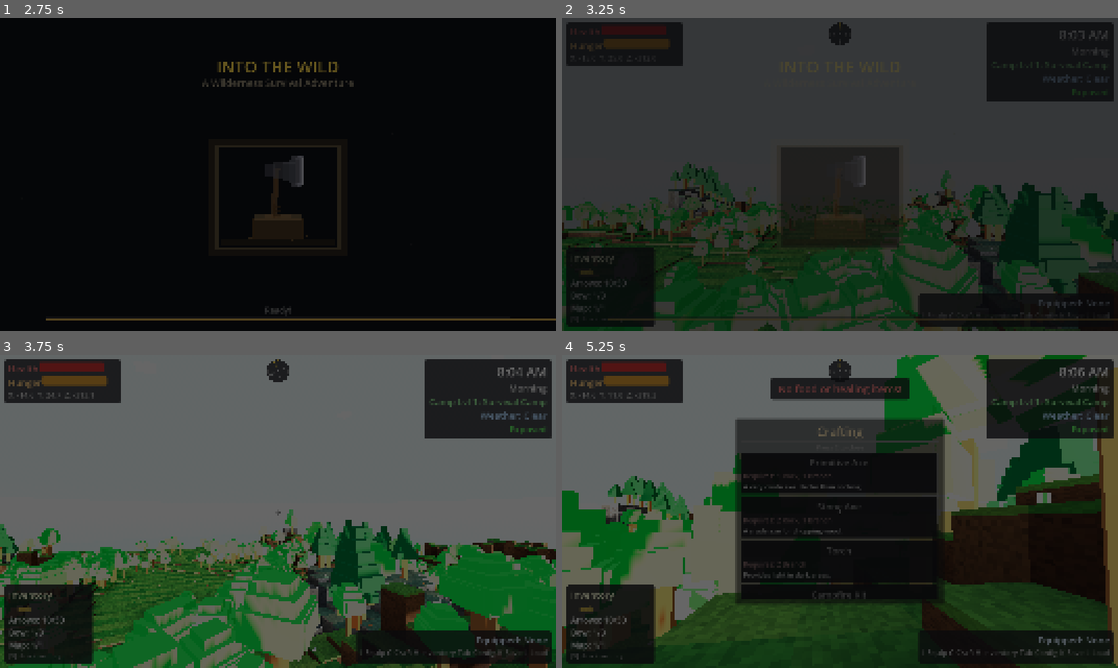
Above: before the commit, frames 1-4 (two rows, left to right).
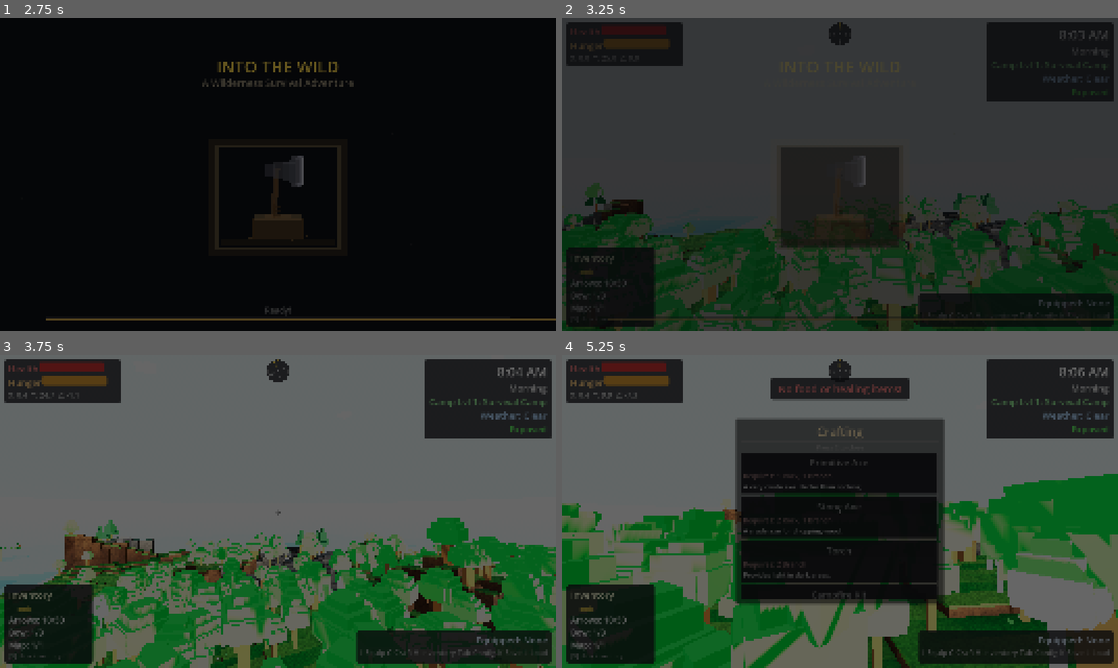
Above: after the commit, the same moments.

Repository: adchamberlain/into-the-wild
Game: Godot game, scene res://scenes/main.tscn
Same seed, same stepped clock (60 frames per second), same inputs: the game is played once before the commit and once after it.
Inputs (mouse positions are in pixels of both pictures, inside the frame that each line leads up to):
- Up to frame 1 (2.75 s): tap Enter at 0.5, 2 s; move the mouse to (305, 174) at 0.52 s; hold F (eat) 0.53-1.28 s; hold W (move_forward) from 0.53 s (still down); click (305, 174) at 0.67 s; tap Space (jump) at 0.77, 1.07, 1.25, 1.52, 1.82 s; move the mouse to (250, 174) at 1.27 s; tap C (crouch) at 1.35 s; tap F (eat) at 1.55, 2.3 s; move the mouse to (289, 168) at 2.02 s; hold T (cycle_ammo) from 2.03 s (still down)
- Up to frame 2 (3.25 s): keep holding W (move_forward); move the mouse to (834, 180) at 2.77 s; release T (cycle_ammo) at 2.78 s; tap F (eat) at 2.85 s; click (834, 180) at 2.92 s; tap Space (jump) at 3.02 s
- Up to frame 3 (3.75 s): keep holding W (move_forward); tap Space (jump) at 3.32 s; move the mouse to (316, 514) at 3.52 s; hold E (interact) from 3.53 s (still down)
- Up to frame 4 (5.25 s): keep holding W (move_forward); tap Space (jump) at 3.77, 4.07, 4.52, 4.82 s; tap F (eat) at 3.8, 4.55 s; move the mouse to (795, 508) at 4.27 s; release E (interact) at 4.28 s; tap M (move_structure) at 4.35 s; move the mouse to (845, 511) at 5.02 s; hold X (open_crafting) from 5.03 s (still down); click (845, 511) at 5.17 s

Frame 1 is identical in both runs. In frame 2, 18% of the frame differs, in the area x 0-100%, y 46-100%; in frame 3, 26%; in frame 4, 37%, in the area x 0-100%, y 0-100%.

Commit message:
Improve trail clue clarity and disable debug flags
- Journal P.S.: clarify direction as "due north of camp"
- Carved tree clue: reword to "Follow the ridge east to the stone cairn about X paces"
- Stone cairn clue: reword to "The old signpost lies southeast, about X paces. Aim for X, Z"
- Disable trail_testing_mode (enforce carved tree → cairn → signpost order)
- Clear debug_spawn_at_landmark

Co-Authored-By: Claude Opus 4.6 <noreply@anthropic.com>

Diff:
--- a/scripts/core/game_state.gd
+++ b/scripts/core/game_state.gd
@@ -21,9 +21,9 @@
 var trail_stone_cairn_found: bool = false
 var trail_signpost_found: bool = false
 # TESTING: set to true to bypass trail progression requirements
-var trail_testing_mode: bool = true
+var trail_testing_mode: bool = false
 # TESTING: set to a landmark name to spawn there ("carved_tree", "stone_cairn", "signpost", or "" for normal)
-var debug_spawn_at_landmark: String = "carved_tree"
+var debug_spawn_at_landmark: String = ""
 
 # UI scale factor (persisted to user://display_config.cfg)
 var ui_scale: float = 1.0
--- a/scripts/ui/journal_ui.gd
+++ b/scripts/ui/journal_ui.gd
@@ -75,7 +75,7 @@
 	pages.append({
 		"left_title": "Day 47",
 		"left_text": "Forty-seven days in the Carlston Wilderness. I've mapped every biome, explored every cave, climbed ever …(336 unchanged characters)…
-		"right_text": "I'm leaving this journal on a pedestal at t …(508 unchanged characters)… rs ago. Start at the carved tree on the north ridge, about 300 paces from camp. You'll know it when you see my initials. — M.W.C.",
+		"right_text": "I'm leaving this journal on a pedestal at t …(508 unchanged characters)… rs ago. Start at the carved tree on the ridge that is due north of camp, about 300 paces. You'll know it when you see my initials. — M.W.C.",
 		"is_title_page": false,
 		"is_recipe_page": false,
 	})
--- a/scripts/world/trail_carved_tree.gd
+++ b/scripts/world/trail_carved_tree.gd
@@ -343,8 +343,8 @@
 			var my_pos: Vector2 = Vector2(global_position.x, global_position.z)
 			var dist: int = int(my_pos.distance_to(cairn_pos))
 			dir_name = _cardinal_direction(my_pos, cairn_pos)
-			nav_text = "Go %s about %d units. Stay on the Z: %d line" % [dir_name, dist, int(cairn_pos.y)]
-		_body_label.text = "Carved deep into the bark, the letters …(92 unchanged characters)… ratched in smaller letters beneath:\n\n'Follow the ridge %s to the stone cairn. %s.'\n\n\u2014 M.W. Carlston's trail marker" % [dir_name, dir_name, nav_text]
+			nav_text = "Follow the ridge %s to the stone cairn about %d paces. Stay on the Z = %d line" % [dir_name, dist, int(cairn_pos.y)]
+		_body_label.text = "Carved deep into the bark, the letters …(92 unchanged characters)… ratched in smaller letters beneath:\n\n'%s.'\n\n\u2014 M.W. Carlston's trail marker" % [dir_name, nav_text]
 
 	# Scale fonts to current viewport size
 	_scale_fonts()
--- a/scripts/world/trail_stone_cairn.gd
+++ b/scripts/world/trail_stone_cairn.gd
@@ -386,8 +386,8 @@
 			var my_pos: Vector2 = Vector2(global_position.x, global_position.z)
 			var dist: int = int(my_pos.distance_to(sign_pos))
 			dir_name = _cardinal_direction(my_pos, sign_pos)
-			nav_text = "Go %s about %d units to X: %d, Z: %d" % [dir_name, dist, int(sign_pos.x), int(sign_pos.y)]
-		_body_label.text = "A carefully balanced stack of stones, placed here with intention. Each rock chosen and fitted by someone who understood the wilderness.\n\nScratched into the base rock:\n\n'The old signpost lies %s. %s.'\n\n\u2014 M.W.C." % [dir_name, nav_text]
+			nav_text = "The old signpost lies %s, about %d paces. Aim for X = %d, Z = %d" % [dir_name, dist, int(sign_pos.x), int(sign_pos.y)]
+		_body_label.text = "A carefully balanced stack of stones, placed here with intention. Each rock chosen and fitted by someone who understood the wilderness.\n\nScratched into the base rock:\n\n'%s.'\n\n\u2014 M.W.C." % [nav_text]
 
 	# Scale fonts to current viewport size
 	_scale_fonts()
